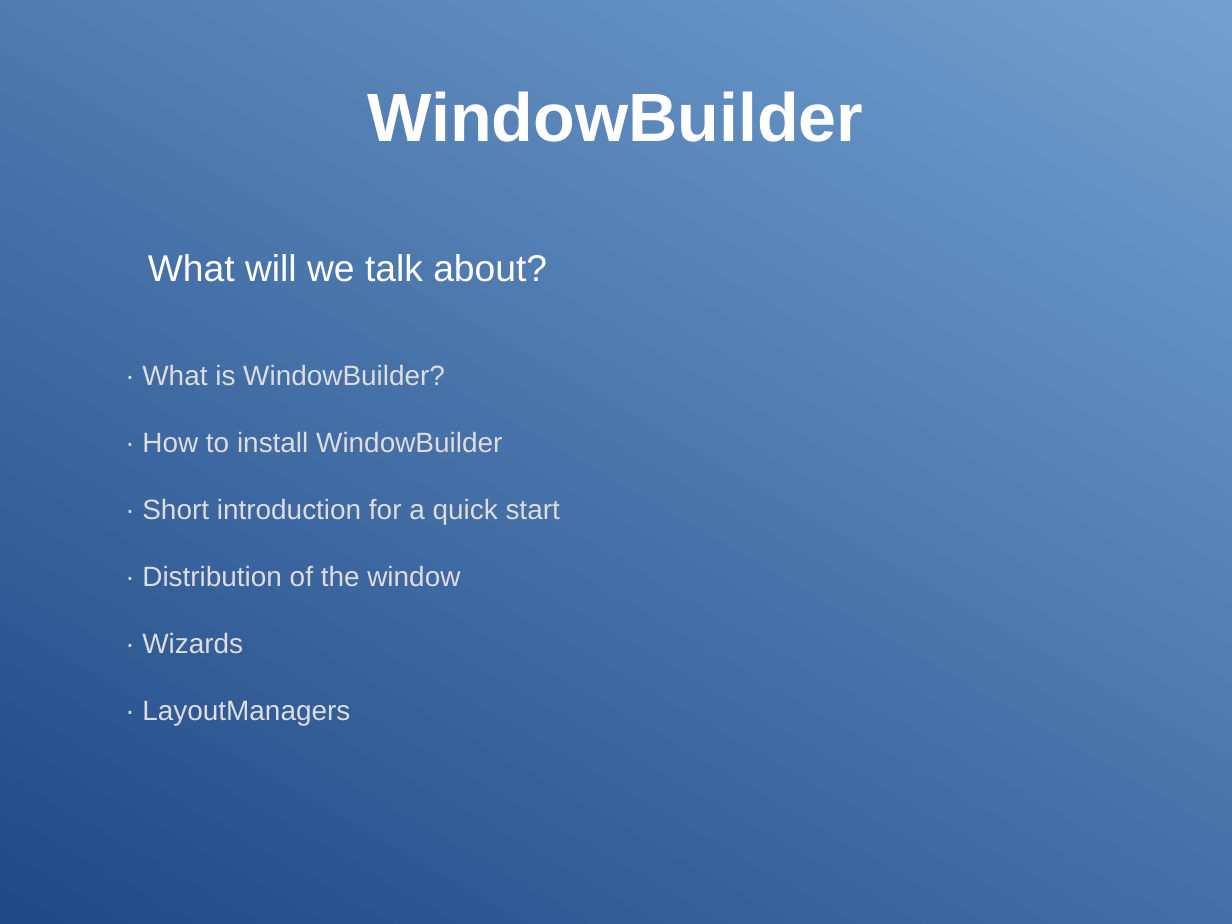
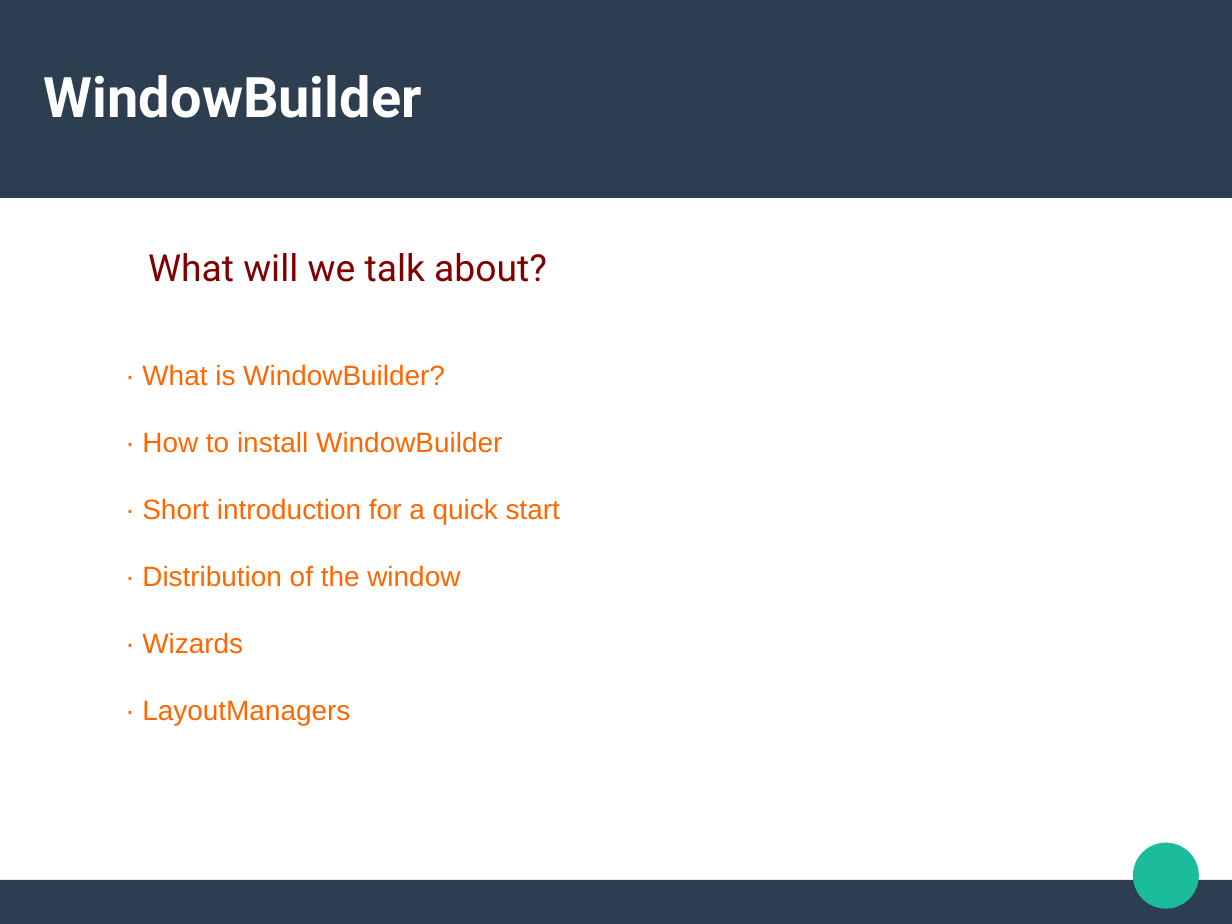
Before and after one commit to alu0100881677/PAI-WindowBuilder, a slide deck: slide 2 of Presentacion.odp (slide 1 before the commit). Drawn at 1232x924 pixels with LibreOffice and Linux fonts; fonts in the diff are those of the drawing. Boxes give left, top, right and bottom in pixels: in the first picture for what was removed or moved away, otherwise in the second. Text is boxed around its words. In the diff, an @@ line names an element or a change of style, - is before the commit and + after.

```diff
--- a/Presentacion.odp
+++ b/Presentacion.odp
@@ background gradient #204A87 to #729FCF to #FFFFFF @@
@@ rectangle added at (0, 0, 1232, 198), fill #2C3E50 @@
@@ title "WindowBuilder": place and size @@
-title "WindowBuilder" at (368, 91, 864, 142)
+title "WindowBuilder" at (44, 75, 422, 118)
@@ title "WindowBuilder" at (44, 75, 422, 118): size 44 to 36 pt, font Arial to Roboto; alignment centre to left @@
@@ subtitle "What will we talk about?" at (148, 253, 547, 282): font Arial to Roboto, text colour #FFFFFF to #800000 @@
@@ text "· What is WindowBuilder?" at (142, 364, 560, 725): text colour #DDDDDD to #FF6600 @@
@@ ellipse added at (1134, 843, 1200, 909), fill #1ABC9C @@
@@ rectangle added at (0, 880, 1232, 923), fill #2C3E50 @@
```
Also in this commit, not shown: 5 other slides changed, 4 slides added, 1 slide removed, 1 other file.
